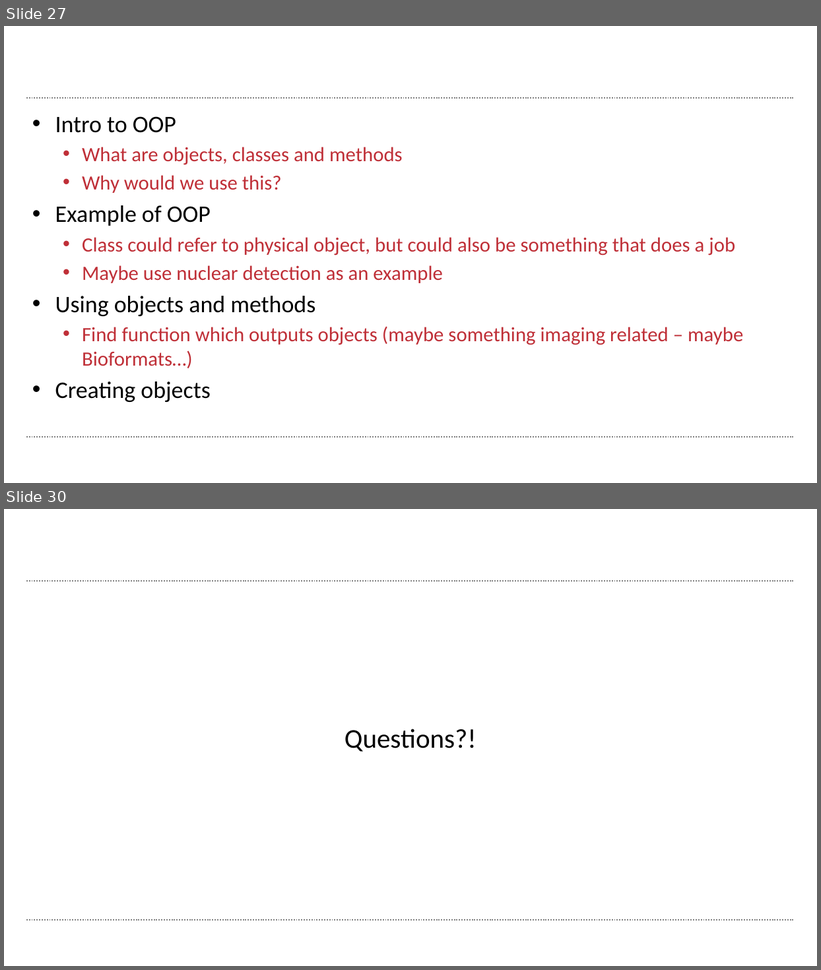
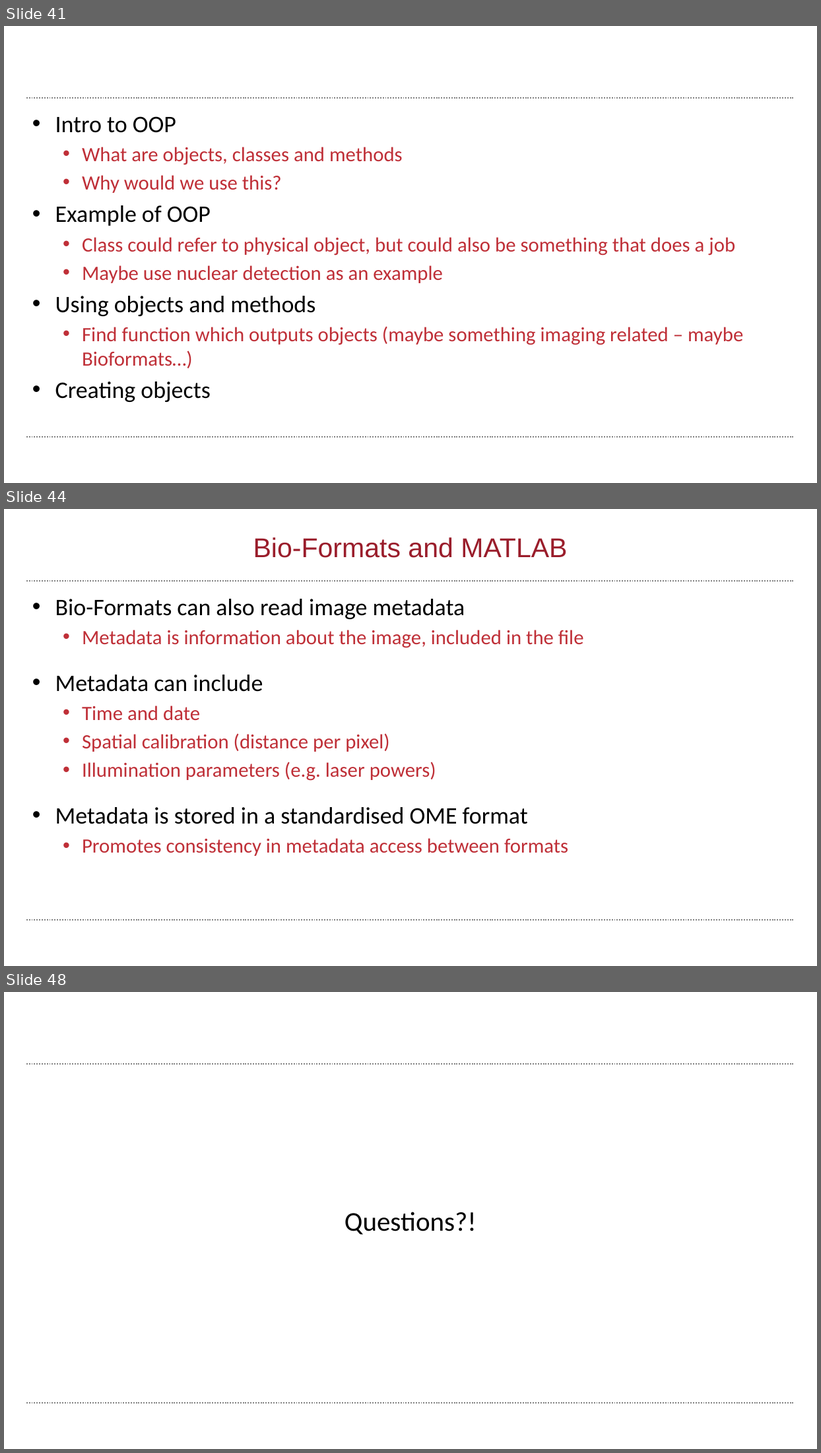
Before and after one commit to wbif-bristol/MATLAB-course, a slide deck: Session 3 - Advanced data structures/MATLAB Session 3.pptx. Shown one above the other, each under a label of ours: slides 27 and 30 before the commit, slides 41, 44 and 48 after it; the slides between them are not shown. The pictures are 821x970 and 821x1453 pixels, drawn with LibreOffice and Linux fonts; fonts in the diff are those of the drawing; background and template pictures are left out. Boxes give left, top, right and bottom in pixels: in the first picture for what was removed or moved away, otherwise in the second. Text is boxed around its words. In the diff, an @@ line names an element or a change of style, - is before the commit and + after.

Commit message:
Started on Bio-Formats reader content

```diff
--- a/Session 3 - Advanced data structures/MATLAB Session 3.pptx
+++ b/Session 3 - Advanced data structures/MATLAB Session 3.pptx
@@ slide 44 added at [4,509,817,966], background #FFFFFF; not listed: 2 template elements that a slide beside it also shows @@
@@ title added at [253,537,567,558], 32 pt, text #9A1D2B @@
+Bio-Formats and MATLAB
@@ text added at [55,599,584,856], 24 pt, text #BF2F37 @@
+• Bio-Formats can also read image metadata
+  • Metadata is information about the image, included in the file
+• Metadata can include
+  • Time and date
+  • Spatial calibration (distance per pixel)
+  • Illumination parameters (e.g. laser powers)
+• Metadata is stored in a standardised OME format
+  • Promotes consistency in metadata access between formats
@@ what was slide 27 is now slide 41 @@
@@ what was slide 30 is now slide 48 @@
```
Also in this commit, not shown: 9 slides changed, 18 other slides added, 1 slide removed, 22 other files.
